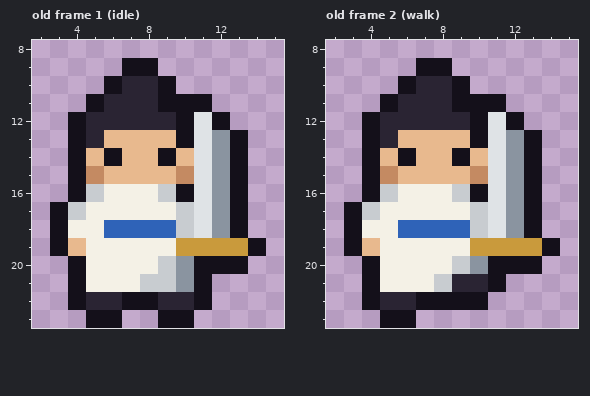
Pixel-art file -- art/bodies/orthodox.aseprite. Above is the file before it was changed.
16x24 pixels, 22 frames. Shown: old frame 1 (idle): x 2..15, y 8..23; old frame 2 (walk): x 2..15, y 8..23. The commit also changed other frames, which this record leaves out.
After:
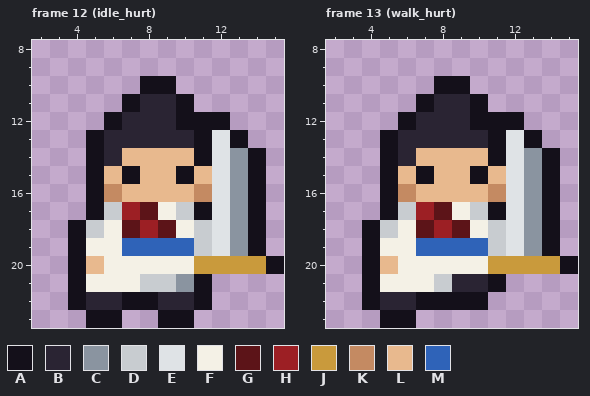
Palette (. is transparent): A #14101a  B #2a2433  C #8a94a0  D #c8ccd0  E #dfe3e6  F #f4f1e6  G #5c1418  H #9c1f24  J #c99a3c  K #c48a62  L #e8b98e  M #2f63b8
A new or re-ordered frame is compared with the old frame closest to it.
Edits made:
frames 22 -> 42
Changed rows in their new state; - is an unchanged pixel.
Frame 12 (idle_hurt) is new; against old frame 1 (idle):
first column x 3:
 9 ----..-------
10 ---..A-------
11 --..A-B-.----
12 -..A----A----
13 -.ABBBBBAE---
14 -.AB--L-AECA-
15 -.A-A--ALECA-
16 -.AKLLLLKECA-
17 ..ADHG--AECA-
18 .ADFGHGFDECA-
19 .A--MMMMDEC--
20 --L---FFJJJJA
Frame 13 (walk_hurt) is new; against old frame 2 (walk): the same change as frame 12 (idle_hurt)
Pixel boxes of the changes (left, top, right, bottom) in both pictures:
changed: (50, 58, 284, 274)
changed: (344, 58, 578, 274)
